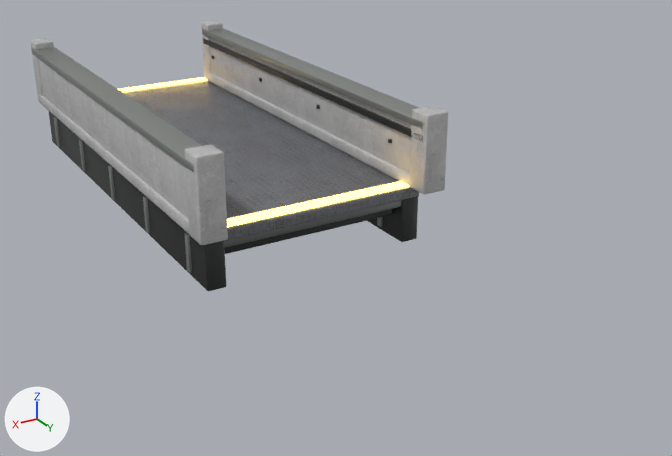
The glTF model public/assets/blender/hab_landing_v4.glb as it was, and as the next commit left it.
Before and after are seen from a camera (50 mm lens) standing at (6.23, 14.82, 5.05) and looking at (-0.83, 3.06, -0.83). Lighting does not change. The marker at lower left points along +X, +Y and +Z. The picture after the commit comes second. Vertices at exactly the same position are counted once.

In view in the first picture: 'HabLanding'.
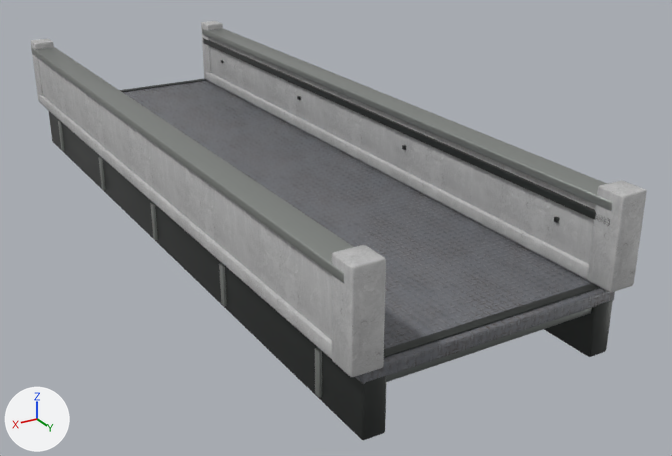
What differs and where, as boxes (x1, y1, x2, y2) in the pictures (672 x 456 px; the box of a moved part takes in the faces that stretch with it):
'HabLanding', reshaped, recoloured, moved (48% wider, 55% taller): before (31, 21, 448, 291); after (31, 21, 647, 440)
part 1 of me_cube_1914, moved or reshaped: before (123, 81, 419, 245); after (123, 80, 615, 384)
part 2 of me_cube_1914, moved or reshaped: before (224, 201, 401, 248); after (386, 308, 592, 382)
part 3 of me_cube_1914, moved or reshaped: before (227, 181, 409, 227); after (384, 283, 600, 358)
part 4 of me_cube_1914, moved or reshaped: before (118, 77, 208, 92); after (120, 78, 206, 92)
part 5 of me_cube_1914, moved or reshaped: before (367, 196, 418, 242); after (544, 300, 613, 357)
part 6 of me_cube_1914, moved or reshaped: before (49, 111, 226, 291); after (49, 111, 387, 440)
part 7 of me_cube_1914, moved or reshaped (not visible afterwards): before (225, 209, 392, 254)
part 8 of me_cube_1914, moved or reshaped: before (203, 38, 423, 142); after (203, 38, 610, 226)
part 9 of me_cube_1914, moved or reshaped: before (388, 139, 392, 143); after (554, 216, 560, 223)
part 10 of me_cube_1914, moved or reshaped (not visible afterwards): before (377, 217, 383, 227)
part 11 of me_cube_1914, moved or reshaped: before (31, 39, 228, 273); after (31, 39, 386, 398)
part 12 of me_cube_1914, moved or reshaped: before (201, 21, 223, 78); after (201, 21, 223, 79)
part 13 of me_cube_1914, moved or reshaped: before (202, 29, 423, 187); after (202, 29, 612, 280)
part 14 of me_cube_1914, moved or reshaped: before (409, 106, 448, 195); after (587, 180, 647, 292)
part 15 of me_cube_1914, recoloured: before (118, 77, 409, 227); after (120, 78, 600, 358)

The edits, one by one:
me_cube_1914 is used by ob_hablanding; location (0.0, 0.0, -0.1).
me_cube_1914 had 2352 vertices, 4536 faces and spanned x -2.01..2.01, y -3.95..4.33, z -0.8..1.34.
me_cube_1914 now has 2352 vertices, 4536 faces and spans x -2.01..2.01, y -5.96..6.06, z -0.8..1.34.
me_cube_1914 part 1: the loose piece of 56 vertices spanning x -1.8..1.8, y -3.95..3.95, z -0.09..0.09 is scaled about its middle by (1, 1.51, 1).
me_cube_1914 part 2: the loose piece of 56 vertices spanning x -1.75..1.75, y -3.91..3.91, z -0.21..-0.07 is scaled about its middle by (1, 1.51, 1).
me_cube_1914 part 3: the loose piece of 56 vertices spanning x -1.66..1.66, y 3.7..3.92, z 0.1..0.13 is scaled about its middle by (1, 0.584, 0.361), then moved by (0.0, 2.01, -0.01).
me_cube_1914 part 4: the loose piece of 56 vertices spanning x -1.66..1.66, y -3.92..-3.7, z 0.1..0.13 is scaled about its middle by (1, 0.584, 0.361), then moved by (0.0, -2.01, -0.01).
me_cube_1914 part 5: the loose piece of 56 vertices spanning x -1.79..-1.49, y -3.95..3.95, z -0.8..-0.04 is scaled about its middle by (1, 1.51, 1).
me_cube_1914 part 6: the loose piece of 56 vertices spanning x 1.49..1.79, y -3.95..3.95, z -0.8..-0.04 is scaled about its middle by (1, 1.51, 1).
me_cube_1914 part 7: the loose piece of 56 vertices spanning x -1.66..1.66, y 3.52..3.66, z -0.43..-0.21 is moved by (0.0, 1.83, 0.0).
me_cube_1914 part 8: the loose piece of 56 vertices spanning x -1.68..-1.6, y -3.77..4.25, z 0.91..1.01 is scaled about its middle by (1, 1.46, 1), then moved by (0.0, -0.17, 0.0).
me_cube_1914 part 9: the loose piece of 56 vertices spanning x -1.67..-1.61, y 3.33..3.39, z 0.65..0.71 is moved by (0.0, 1.68, 0.0).
me_cube_1914 part 10: the loose piece of 56 vertices spanning x -1.83..-1.45, y 3.31..3.41, z -0.72..-0.12 is moved by (0.0, 1.71, 0.0).
me_cube_1914 part 11: 504 of 2352 vertices moved; they spanned x 1.45..2.01, y -3.89..4.33, z -0.72..1.34 and now span x 1.45..2.01, y -5.9..6.06, z -0.72..1.34; mean shift (0.0, -0.09, 0.0); largest move (1.61, -3.76, 1.11) -> (1.61, -5.77, 1.11).
me_cube_1914 part 12: 140 of the vertices in x -2.01..-1.59, y -3.89..-3.53, z 0.1..1.34 are moved by (0.0, -2.01, 0.0).
me_cube_1914 part 13: 84 of the vertices in x -2.01..-1.59, y 4.22..4.25, z 0.1..1.22 are moved by (0.0, 1.67, 0.0).
me_cube_1914 part 14: 56 of the vertices in x -2.0..-1.6, y 3.93..4.33, z 0.1..1.34 are moved by (0.0, 1.73, 0.0).
me_cube_1914 part 15: all 216 faces that had it switch from mat_habamber (yellow #bc9b4b, glowing yellow #ffd46f) to mat_habdarksteel (dark grey #454846).
Other edits to the shape of me_cube_1914 do not show in these pictures.
Object 'HabLanding' (ob_hablanding) moves from (0.0, 0.0, -0.1) to (0.0, 2.01, -0.1).
